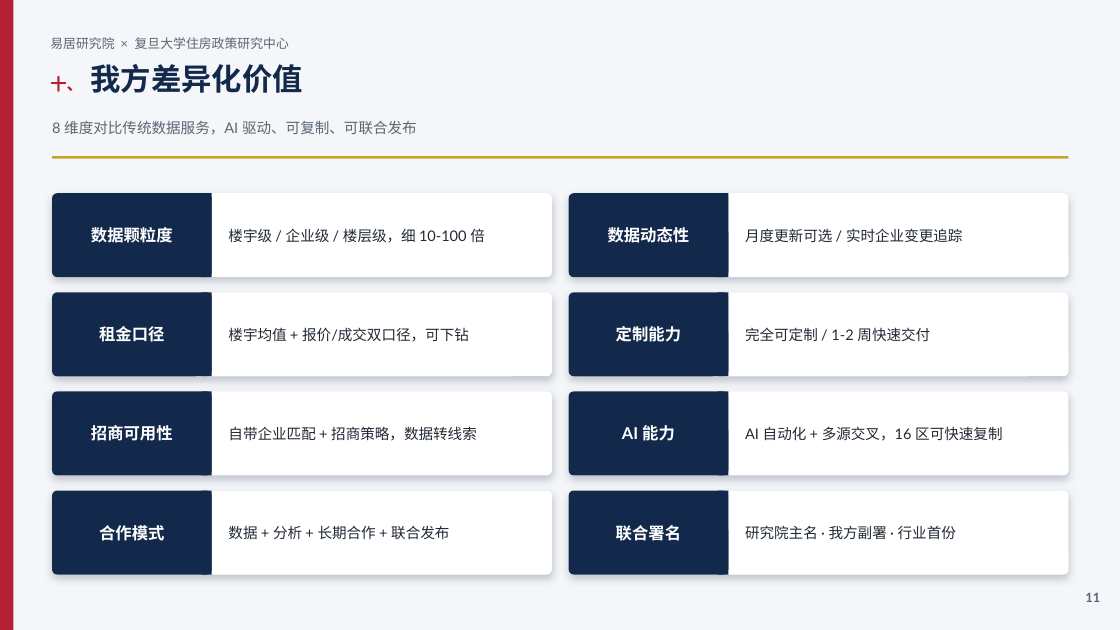
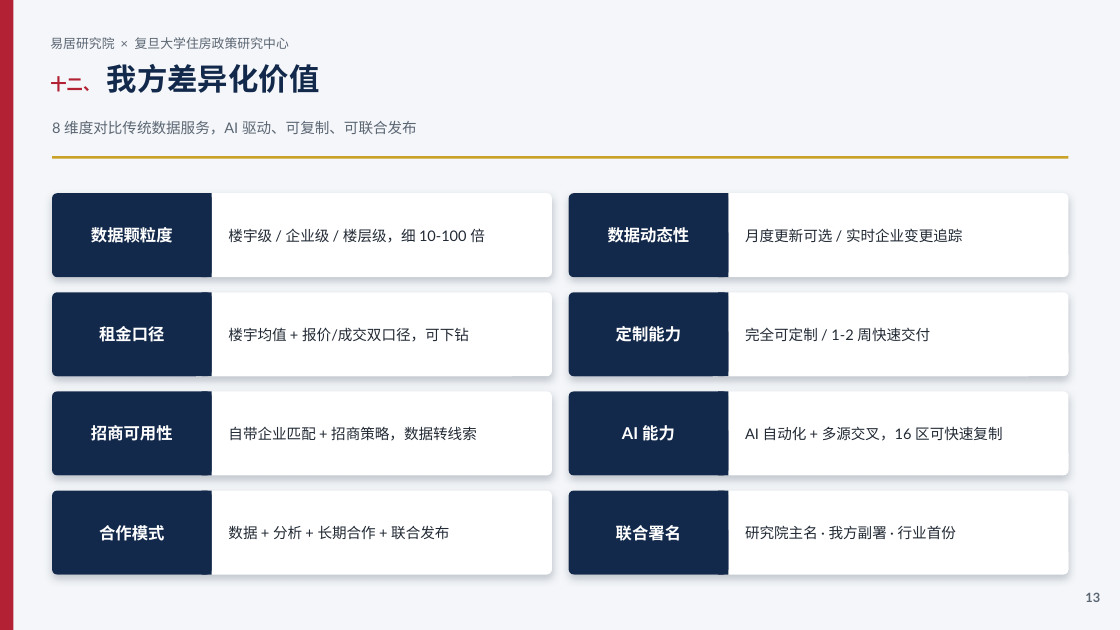
Before and after one commit to hujigang2010-maker/AIDEN, a slide deck: slide 13 of 易居研究院_复旦大学住房政策研究中心_合作方案.pptx (slide 11 before the commit). Drawn at 1120x630 pixels with LibreOffice and Linux fonts; fonts in the diff are those of the drawing. Boxes give left, top, right and bottom in pixels: in the first picture for what was removed or moved away, otherwise in the second. Text is boxed around its words. In the diff, an @@ line names an element or a change of style, - is before the commit and + after.

```diff
--- a/易居研究院_复旦大学住房政策研究中心_合作方案.pptx
+++ b/易居研究院_复旦大学住房政策研究中心_合作方案.pptx
@@ text at (x1=50, y1=64, x2=319, y2=93): text changed @@
-十、 我方差异化价值
+十二、 我方差异化价值
@@ text at (x1=1085, y1=592, x2=1100, y2=602): text changed @@
-11
+13
```
Also in this commit, not shown: 7 other slides changed, 2 slides added, 1 other file.
